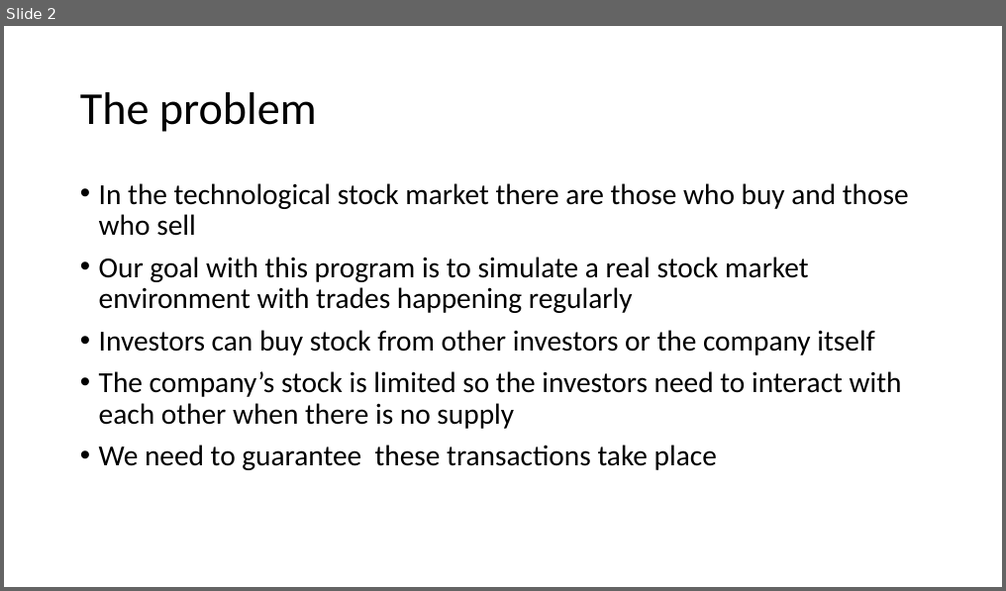
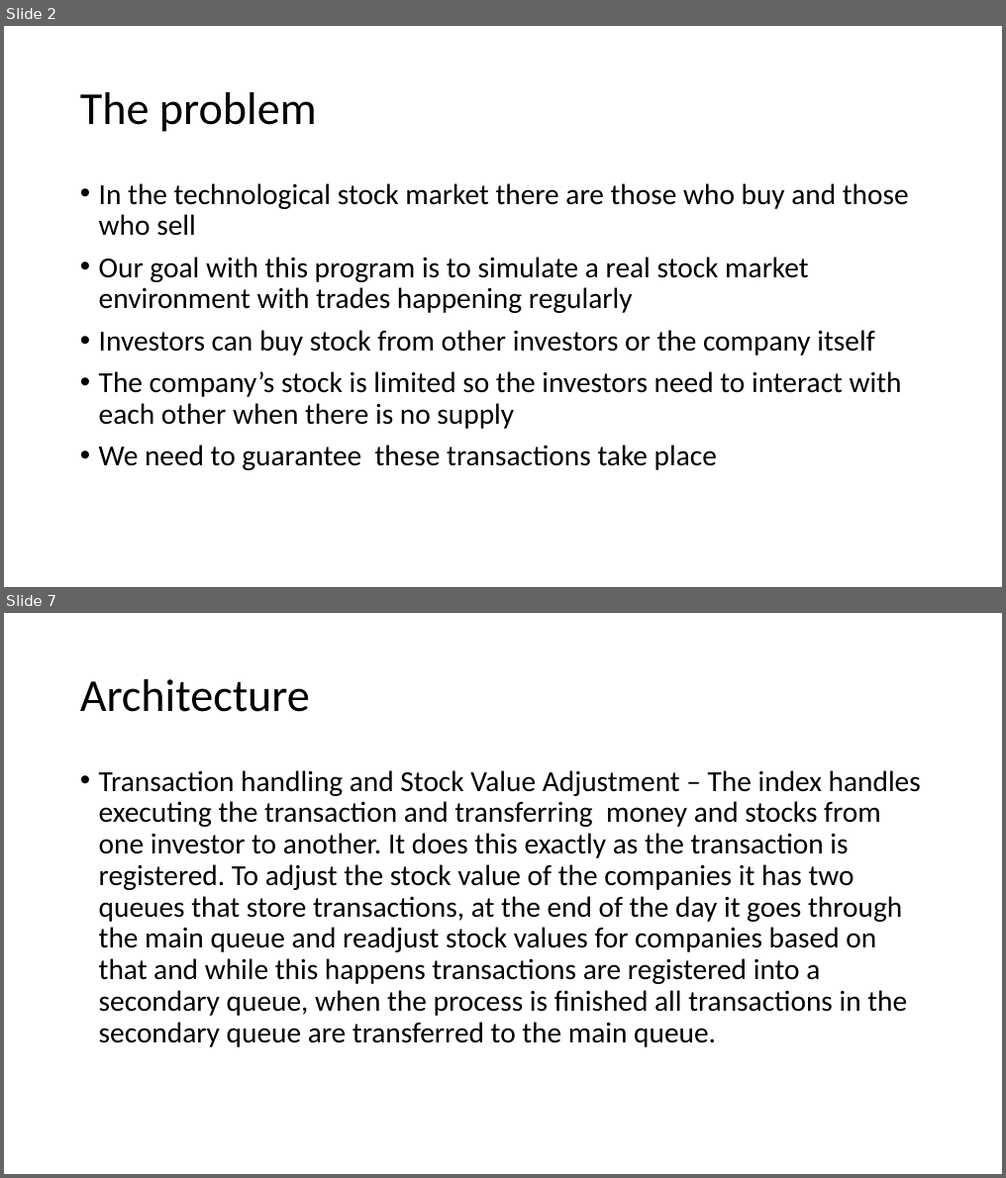
Before and after one commit to Antypurus/AIAD, a slide deck: docs/Presentation1.pptx. Shown one above the other, each under a label of ours: slide 2 before the commit, slides 2 and 7 after it; the slides between them are not shown. The pictures are 1006x591 and 1006x1178 pixels, drawn with LibreOffice and Linux fonts; fonts in the diff are those of the drawing. Boxes give left, top, right and bottom in pixels: in the first picture for what was removed or moved away, otherwise in the second. Text is boxed around its words. In the diff, an @@ line names an element or a change of style, - is before the commit and + after.

```diff
--- a/docs/Presentation1.pptx
+++ b/docs/Presentation1.pptx
@@ slide 7 added at bbox=[4, 613, 1002, 1174], background #FFFFFF @@
@@ title added at bbox=[80, 679, 310, 712], 44 pt, text #000000 @@
+Architecture
@@ text added at bbox=[99, 770, 921, 1048], 28 pt, text #000000 @@
+• Transaction handling and Stock Value Adjustment – The index handles executing the transaction and transferring money and stocks from one investor to another. It does this exactly as the transaction is registered. To adjust the stock value of the companies it has two queues that store transactions, at the end of the day it goes through the main queue and readjust stock values for companies based on that and while this happens transactions are registered into a secondary queue, when the process is finished all transactions in the secondary queue are transferred to the main queue.
```
Also in this commit, not shown: 2 slides changed, 5 other slides added.
